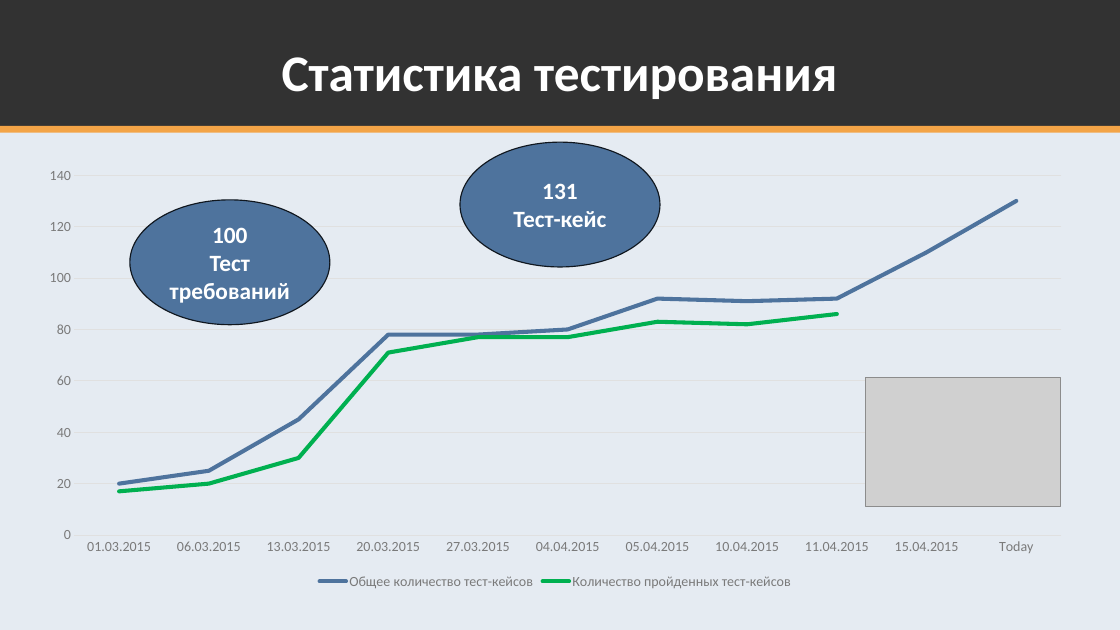
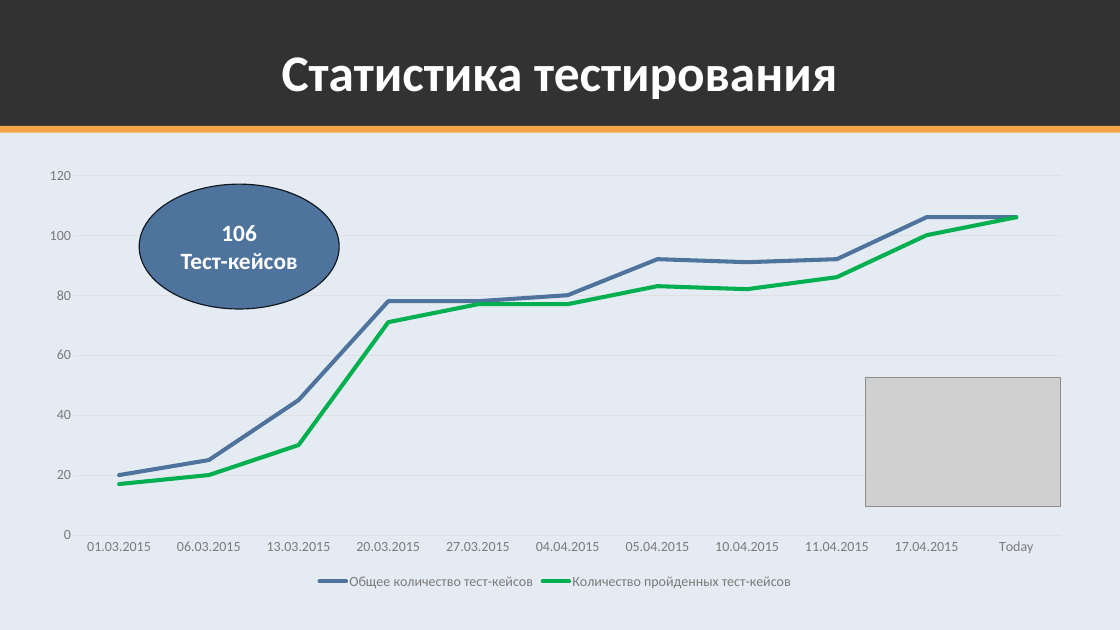
Before and after one commit to K224/TPKS, a slide deck: slide 14 of k224-docs/Презентация ко 2 релизу.pptx. Drawn at 1120x630 pixels with LibreOffice and Linux fonts; fonts in the diff are those of the drawing; grey boxes stand for pictures. Boxes give left, top, right and bottom in pixels: in the first picture for what was removed or moved away, otherwise in the second. Text is boxed around its words. In the diff, an @@ line names an element or a change of style, - is before the commit and + after.

```diff
--- a/k224-docs/Презентация ко 2 релизу.pptx
+++ b/k224-docs/Презентация ко 2 релизу.pptx
@@ line chart at box(29, 158, 1082, 593) @@
-categories: 01.03.2015, 06.03.2015, 13.03.2015, 20.03.2015, 27.03.2015, 04.04.2015, 05.04.2015, 10.04.2015, 11.04.2015, 15.04.2015, Today
+categories: 01.03.2015, 06.03.2015, 13.03.2015, 20.03.2015, 27.03.2015, 04.04.2015, 05.04.2015, 10.04.2015, 11.04.2015, 17.04.2015, Today
-Общее количество тест-кейсов: 20, 25, 45, 78, 78, 80, 92, 91, 92, 110, 130
+Общее количество тест-кейсов: 20, 25, 45, 78, 78, 80, 92, 91, 92, 106, 106
-Количество пройденных тест-кейсов: 17, 20, 30, 71, 77, 77, 83, 82, 86, -, 130
+Количество пройденных тест-кейсов: 17, 20, 30, 71, 77, 77, 83, 82, 86, 100, 106
@@ ellipse removed at box(130, 200, 330, 325) @@
-100
-Тест требований
@@ ellipse "106": place and size @@
-ellipse "106" at box(460, 142, 660, 267)
+ellipse "106" at box(139, 184, 339, 309)
@@ text in ellipse at box(181, 225, 298, 269): text changed @@
-131
-Тест-кейс
+106
+Тест-кейсов
```
Also in this commit, not shown: 3 other slides changed, 5 other files.
